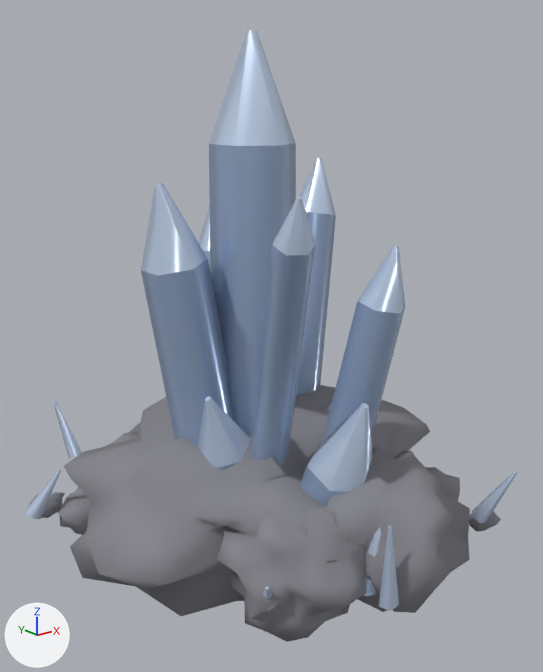
Renders of the FBX model Assets/_Project/Models/Ore/ore_silicon.fbx from each side of a commit.
Before and after are seen from a 50 mm camera at (-1.186, -1.558, 1.14) aimed at (0.019, -0.053, 0.537). Every picture has the same lights, and +X, +Y and +Z are marked at lower left. The picture after the commit comes second. Where no turn or scale is listed for an object, it has been applied to the vertices. Vertices at exactly the same position are counted once.

The first picture shows 'ore_silicon'.
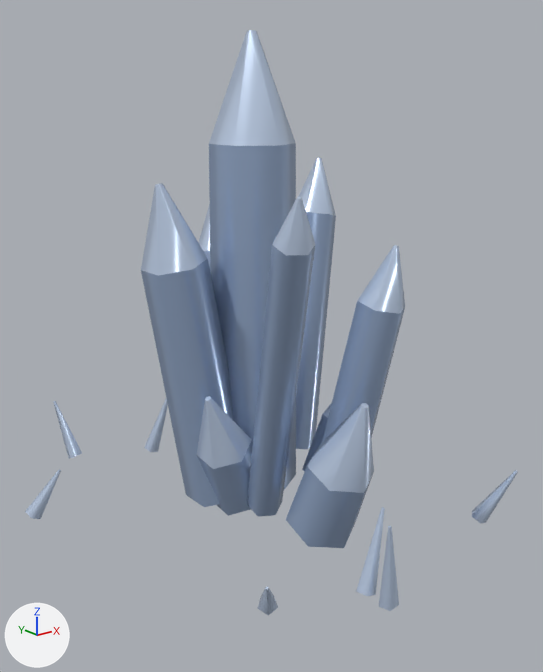
Changed parts and their boxes (x1, y1, x2, y2) in the pictures (543 x 672 px):
'ore_silicon', reshaped: before (25, 30, 518, 642); after (25, 30, 518, 615)
part 1 of me_ore_silicon, deleted: before (26, 385, 501, 642)

The change in detail:
me_ore_silicon is used by ob_ore_silicon; location (0.0, 0.0, 0.0).
me_ore_silicon had 1435 vertices, 2391 faces and spanned x -0.57..0.526, y -0.651..0.653, z -0.118..1.3.
me_ore_silicon no longer uses material mat_base_rock (grey #86868e).
me_ore_silicon now has 331 vertices, 231 faces and spans x -0.564..0.474, y -0.6..0.653, z 0.026..1.3.
me_ore_silicon part 1: 12 loose pieces with 1104 vertices, spanning x -0.57..0.526, y -0.651..0.504, z -0.118..0.346, are deleted.
